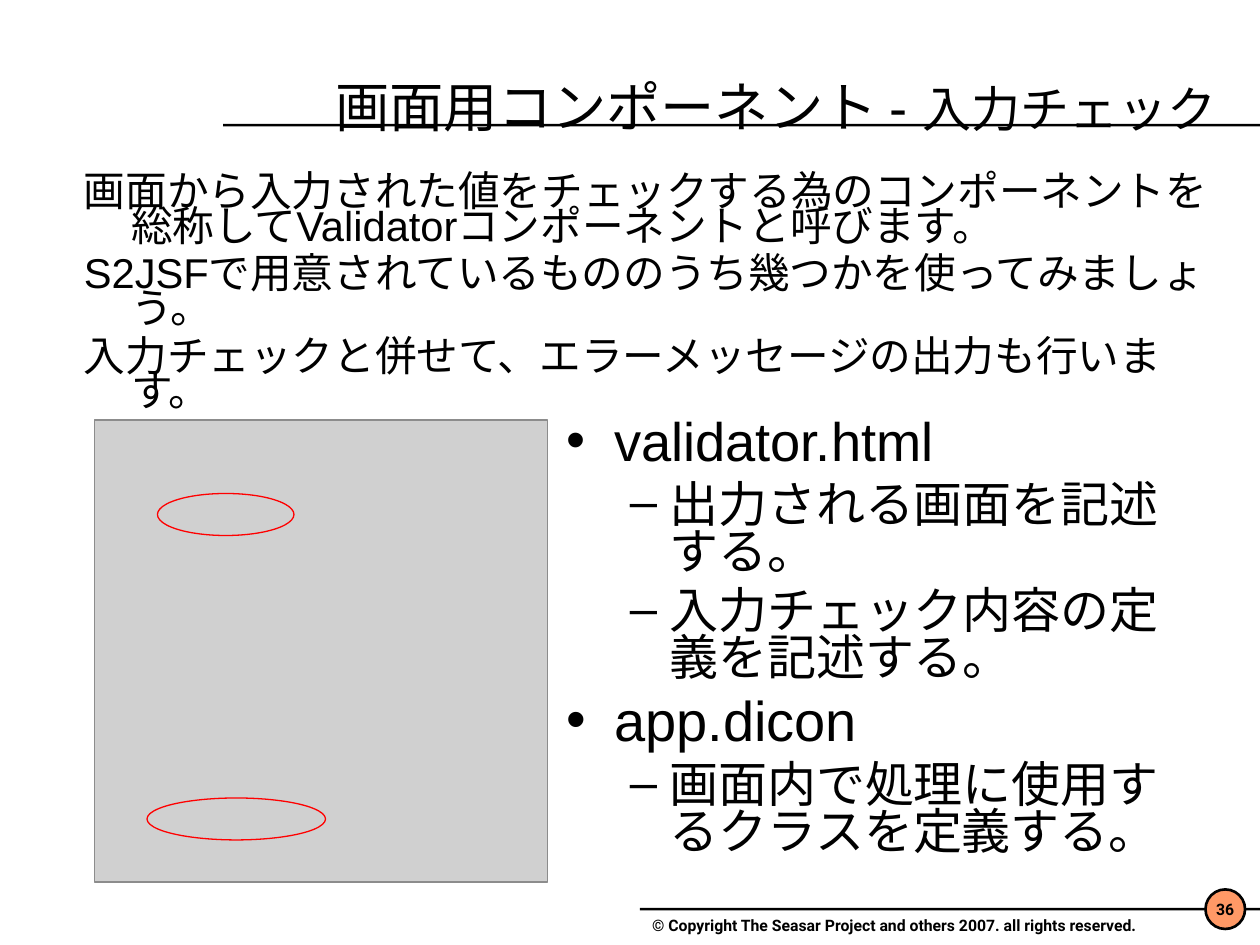
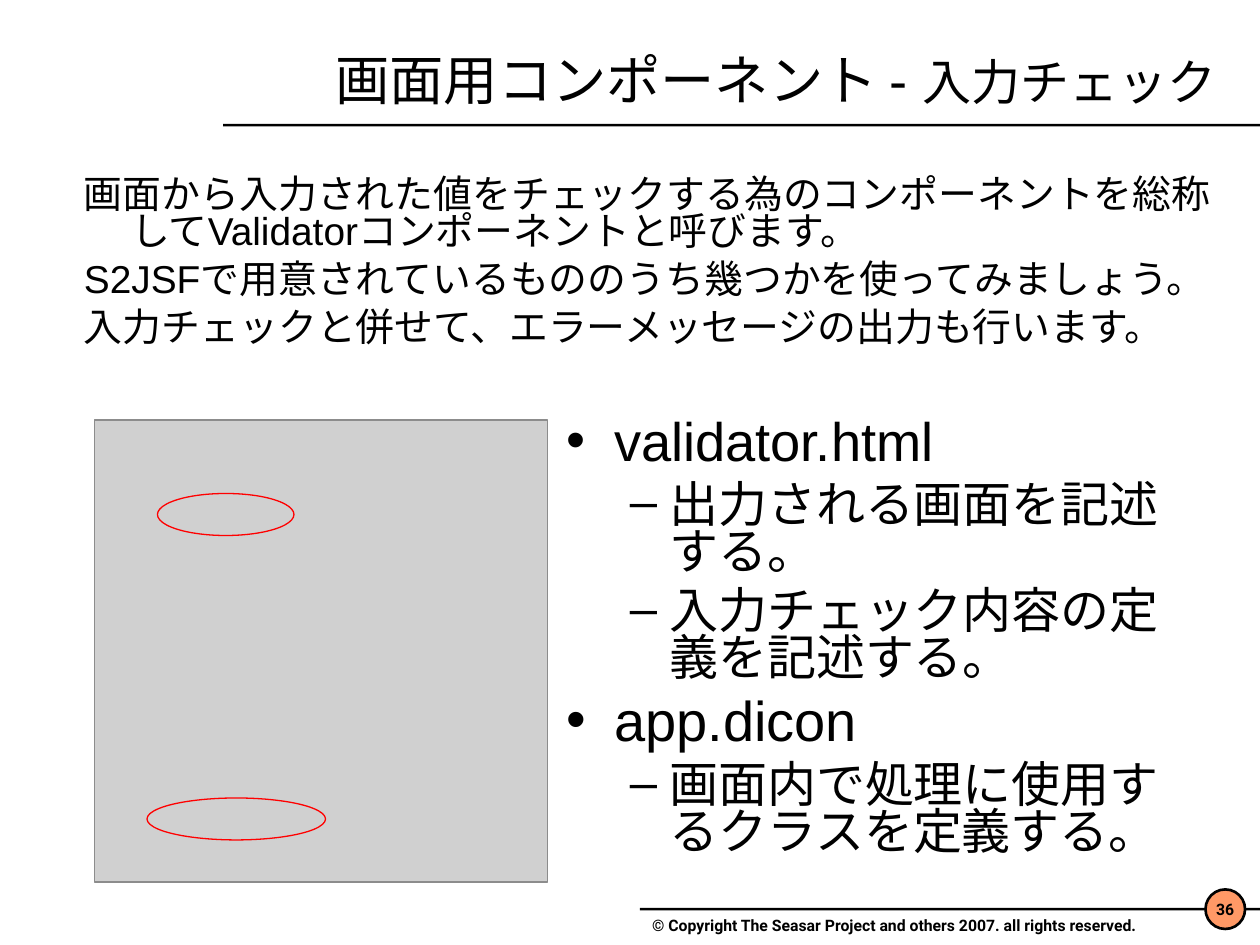
Before and after one commit to seasarorg/seasar2, a slide deck: slide 36 of seasar2_tutorial/S2JSF.ppt. Drawn at 1260x945 pixels with LibreOffice and Linux fonts; fonts in the diff are those of the drawing; grey boxes stand for pictures; background and template pictures are left out. Boxes give left, top, right and bottom in pixels: in the first picture for what was removed or moved away, otherwise in the second. Text is boxed around its words. In the diff, an @@ line names an element or a change of style, - is before the commit and + after.

Commit message:
パワーポイントのレイアウトのずれを修正。

```diff
--- a/seasar2_tutorial/S2JSF.ppt
+++ b/seasar2_tutorial/S2JSF.ppt
@@ title "画面用コンポーネント - 入力チェック": place and size @@
-title "画面用コンポーネント - 入力チェック" at (335, 81, 1217, 132)
+title "画面用コンポーネント - 入力チェック" at (335, 54, 1217, 105)
@@ text "画面から入力された値をチェックする為のコンポーネントを総称してValidatorコンポーネントと呼びます。" at (84, 175, 1210, 345): size 23.8 to 22.2 pt; line spacing 0.7 to 0.8; less space between paragraphs @@
```
Also in this commit, not shown: 21 other slides changed, 3 other files.
